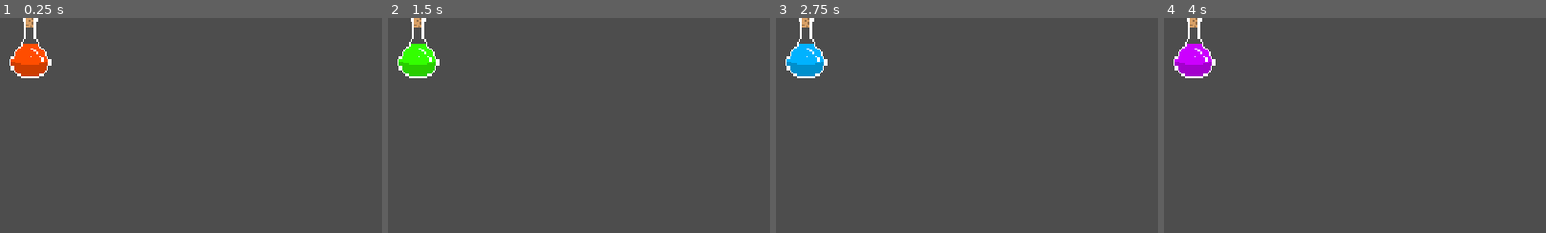
Above: before the commit, frames 1-4 (left to right).
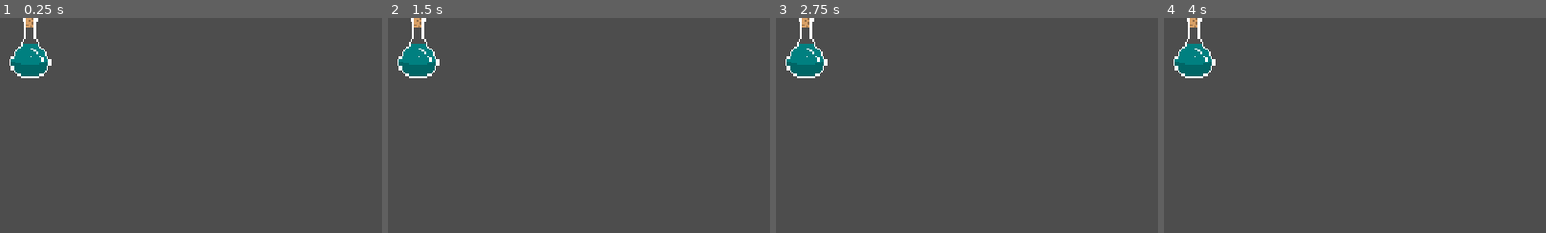
Above: after the commit, the same moments.

Repository: Dtanotrew/Soup-Game
Game: Godot game, scene res://main/common/icon/TintableIcon.tscn
The game is run twice, just before and just after one commit, with the same random seed, the same clock (stepped at 60 frames per second) and the same inputs. This scene is started directly instead of the project's main scene.
Inputs:
- Up to frame 1 (0.25 s): no input
- Up to frame 2 (1.5 s): hold D (move_right) from 0.53 s (still down); tap Space (jump) at 0.77 s
- Up to frame 3 (2.75 s): tap Space (jump) at 1.52 s; release D (move_right) at 2.03 s; hold A (move_left) from 2.03 s (still down)
- Up to frame 4 (4 s): release A (move_left) at 2.78 s; hold D (move_right) from 2.78 s (still down); tap Space (jump) at 3.02, 3.77 s
The pictures show only the part of the screen within x 0-50%, y 0-50%; the shares and areas given below are measured in that part.

The runs differ from the first frame. In frame 1, 1.1% of the frame differs, in the area x 2-13%, y 12-28%; in frame 2, 1.1%; in frame 3, 1.1%; in frame 4, 1.1%.

Commit message:
removed some test code that shouldn't be there

Diff:
--- a/main/common/icon/TintableIcon.gd
+++ b/main/common/icon/TintableIcon.gd
@@ -1,14 +1,4 @@
 extends TextureRect
-
-var hue
 
 func set_tint(color_rgba):
 	$tint_layer.material.set_shader_parameter("tint_color", color_rgba)
-
-func _ready():
-	hue = 0
-	set_tint(Color(Color.RED, 1.0))
-
-func _process(delta):
-	hue = hue + delta/5
-	set_tint(Color.from_hsv(hue,1,1))
